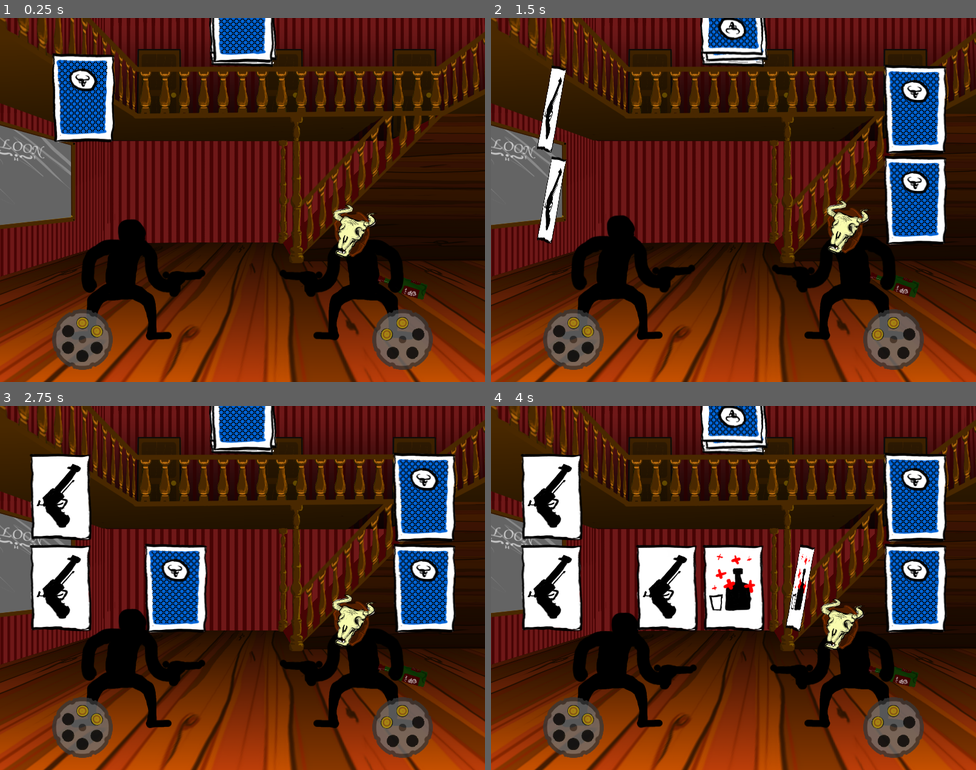
Above: before the commit, frames 1-4 (two rows, left to right).
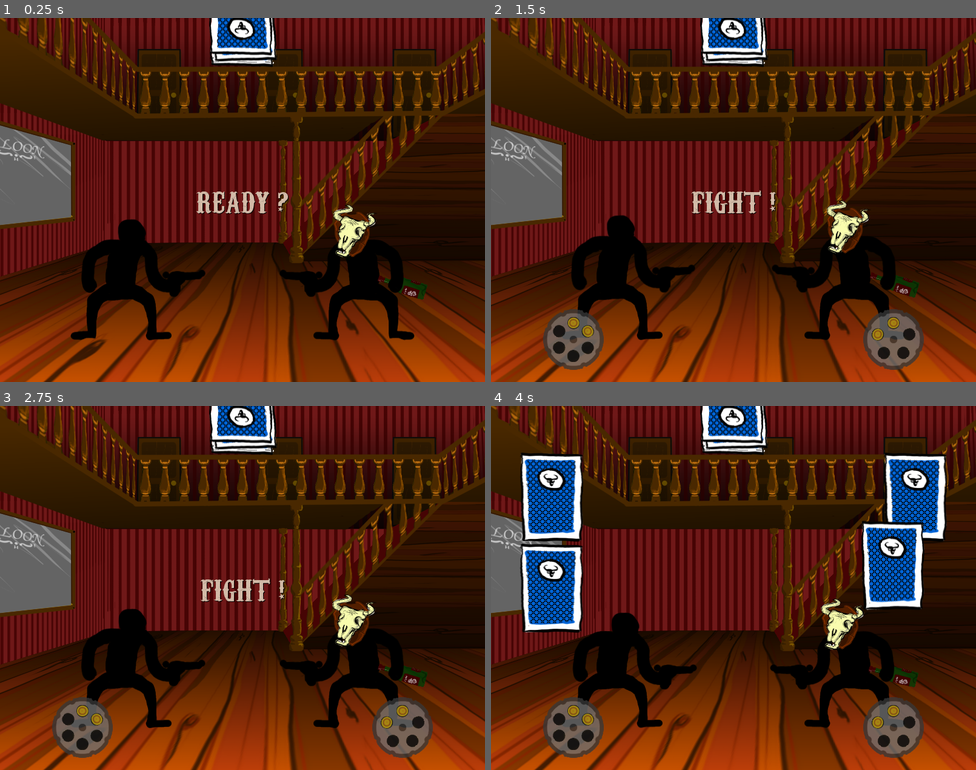
Above: after the commit, the same moments.

Repository: Eptwalabha/ld44
Game: Godot game, scene res://scenes/duel/Duel.tscn
Two runs of this game, one before a commit and one after it. Both use one fixed random seed, a clock stepped at 60 frames per second and the inputs below.
Inputs (mouse positions are in pixels of both pictures, inside the frame that each line leads up to):
- Up to frame 1 (0.25 s): no input
- Up to frame 2 (1.5 s): tap Enter (ui_accept) at 0.5, 0.77 s; move the mouse to (549, 109) at 0.52 s; click (549, 109) at 0.67 s; move the mouse to (549, 200) at 1.27 s; click (549, 200) at 1.42 s
- Up to frame 3 (2.75 s): tap Enter (ui_accept) at 1.52 s; move the mouse to (426, 497) at 2.02 s; click (426, 497) at 2.17 s
- Up to frame 4 (4 s): move the mouse to (917, 588) at 2.77 s; click (917, 588) at 2.92 s; tap Enter (ui_accept) at 3.02, 3.77 s; move the mouse to (665, 588) at 3.52 s; click (665, 588) at 3.67 s

The runs differ from the first frame. In frame 1, 8.0% of the frame differs, in the area x 10-90%, y 0-97%; in frame 2, 7.9%; in frame 3, 16%, in the area x 6-94%, y 0-63%; in frame 4, 15%.

Commit message:
ui on top for start

Diff:
--- /dev/null
+++ b/assets/font/big_font.tres
@@ -0,0 +1,7 @@
+[gd_resource type="DynamicFont" load_steps=2 format=2]
+
+[ext_resource path="res://assets/font/Carnevalee Freakshow.ttf" type="DynamicFontData" id=1]
+
+[resource]
+size = 48
+font_data = ExtResource( 1 )
--- a/scenes/duel/CardBoard.gd
+++ b/scenes/duel/CardBoard.gd
@@ -60,7 +60,7 @@
 	_empty_card_from_node(river)
 	for i in range(0, 3):
 		var card = _spawn_card_in_river()
-		timer.start(slide_speed)
+		timer.start(slide_speed / 2)
 		yield(timer, "timeout")
 		card.flip(true)
 	timer.start(.5)
--- a/scenes/duel/Duel.gd
+++ b/scenes/duel/Duel.gd
@@ -4,6 +4,9 @@
 
 onready var player: Duelist = $Game/Ground/Player as Duelist
 onready var card_game: CardBoard = $CardBoard as CardBoard
+onready var ui: Control = $Control as Control
+onready var label: Label = $Control/CenterContainer/Label as Label
+onready var timer: Timer = $Timer as Timer
 
 var opponent: Duelist
 var tutorial: Dialog
@@ -61,9 +64,17 @@
 	opponent.reset()
 
 func start_game() -> void:
-	playing = true
+	label.text = "READY ?"
+	ui.show()
+	timer.start(1.5)
+	yield(timer, "timeout")
 	player.show_info()
 	opponent.show_info()
+	label.text = "FIGHT !"
+	timer.start(1.5)
+	yield(timer, "timeout")
+	ui.hide()
+	playing = true
 	card_game.start_game(player, opponent)
 
 func game_over() -> void:
@@ -100,7 +111,8 @@
 		game_over()
 
 func _on_duelist_end_card_animation(duelist: Duelist) -> void:
-	duelist.idle()
+	if not duelist.is_dead():
+		duelist.idle()
 	duelist_end_animation += 1
 	if playing and duelist_end_animation == 2:
 		card_game.distribute_river()
--- a/scenes/duel/Duel.tscn
+++ b/scenes/duel/Duel.tscn
@@ -1,10 +1,11 @@
-[gd_scene load_steps=6 format=2]
+[gd_scene load_steps=7 format=2]
 
 [ext_resource path="res://scenes/duel/Duel.gd" type="Script" id=1]
 [ext_resource path="res://scenes/duel/duelists/DuelistSherrif1.tscn" type="PackedScene" id=2]
 [ext_resource path="res://assets/img/saloon.png" type="Texture" id=3]
 [ext_resource path="res://scenes/duel/duelists/DuelistHero.tscn" type="PackedScene" id=4]
 [ext_resource path="res://scenes/duel/CardBoard.tscn" type="PackedScene" id=5]
+[ext_resource path="res://assets/font/big_font.tres" type="DynamicFont" id=6]
 
 [node name="Duel" type="Node"]
 script = ExtResource( 1 )
@@ -27,3 +28,29 @@
 position = Vector2( 200, 0 )
 
 [node name="CardBoard" parent="." instance=ExtResource( 5 )]
+
+[node name="Control" type="Control" parent="."]
+visible = false
+anchor_right = 1.0
+anchor_bottom = 1.0
+
+[node name="CenterContainer" type="CenterContainer" parent="Control"]
+margin_right = 800.0
+margin_bottom = 600.0
+size_flags_horizontal = 3
+size_flags_vertical = 3
+
+[node name="Label" type="Label" parent="Control/CenterContainer"]
+margin_left = 330.0
+margin_top = 272.0
+margin_right = 470.0
+margin_bottom = 327.0
+custom_fonts/font = ExtResource( 6 )
+custom_colors/font_color = Color( 0.827451, 0.733333, 0.658824, 1 )
+custom_colors/font_color_shadow = Color( 0, 0, 0, 1 )
+custom_constants/shadow_offset_x = 1
+custom_constants/shadow_offset_y = 1
+text = "FIGHT !"
+
+[node name="Timer" type="Timer" parent="."]
+wait_time = 1.5
